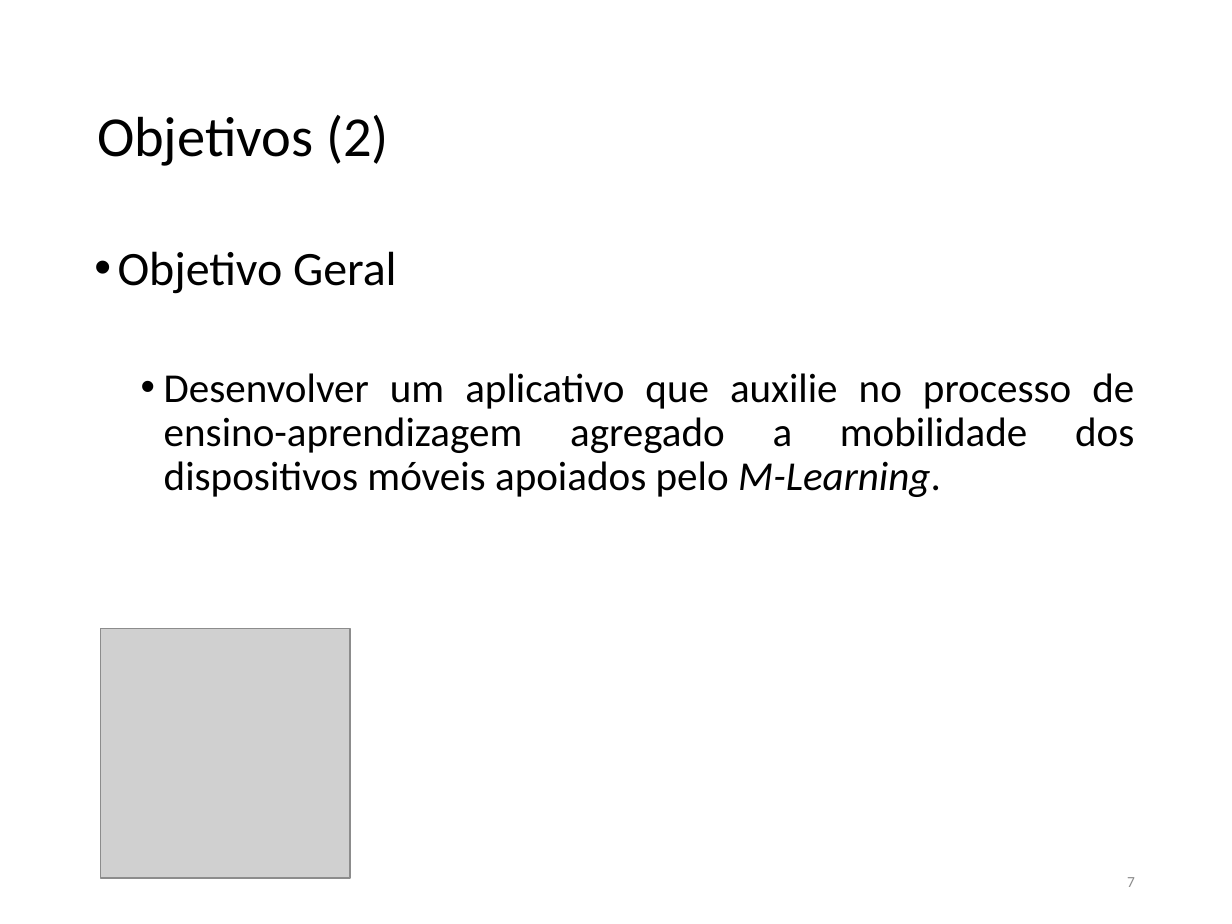
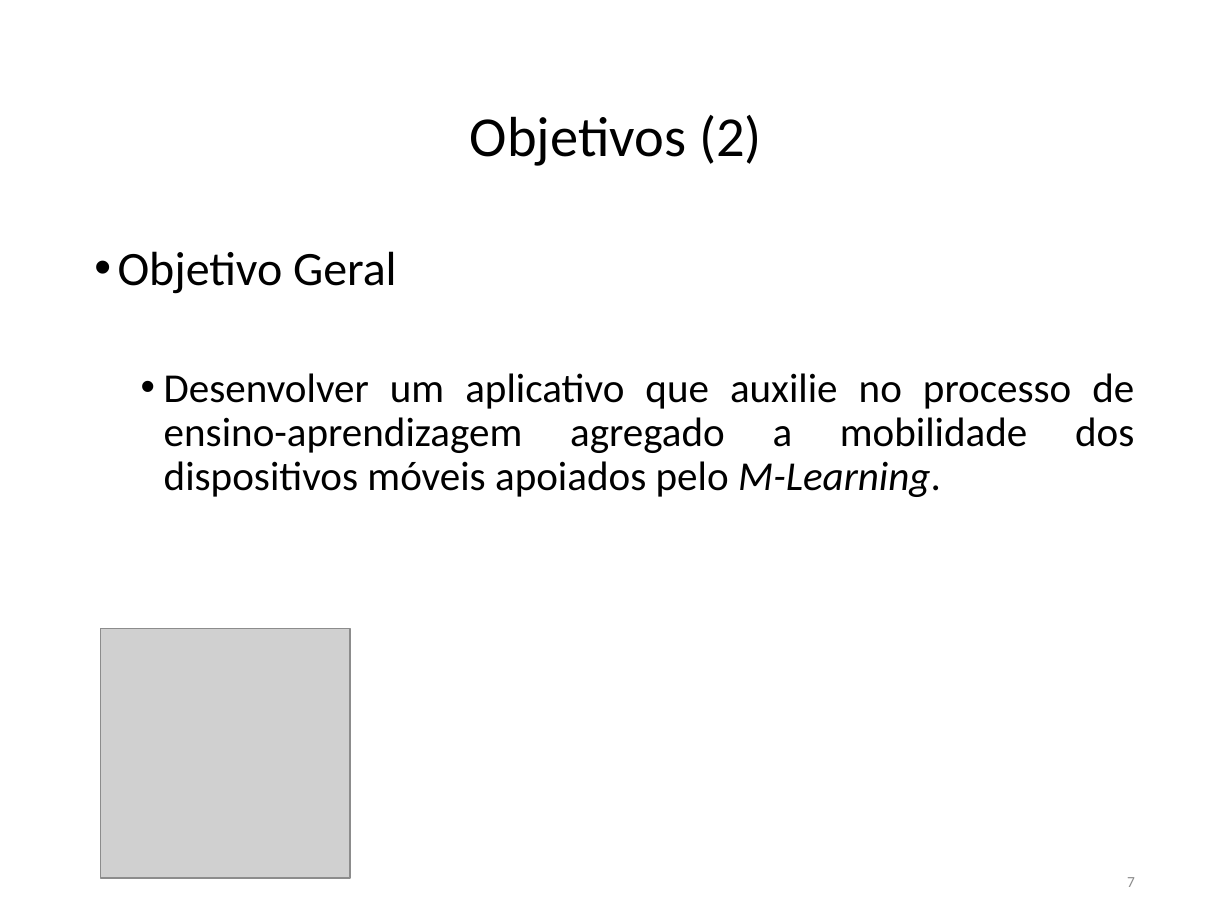
Before and after one commit to FatimaFerreiradeSousa/TCC-Mobile-Leaning, a slide deck: slide 7 of TCC - Documento/TCC II.pptx. Drawn at 1232x924 pixels with LibreOffice and Linux fonts; fonts in the diff are those of the drawing; grey boxes stand for pictures. Boxes give left, top, right and bottom in pixels: in the first picture for what was removed or moved away, otherwise in the second. Text is boxed around its words. In the diff, an @@ line names an element or a change of style, - is before the commit and + after.

Commit message:
SLIDES

```diff
--- a/TCC - Documento/TCC II.pptx
+++ b/TCC - Documento/TCC II.pptx
@@ title "Objetivos (2)" at bbox=[470, 115, 762, 166]: alignment left to centre @@
```
Also in this commit, not shown: 1 slide removed.
